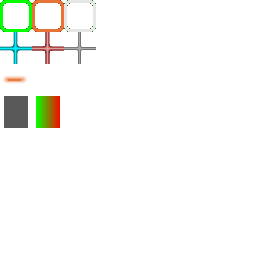
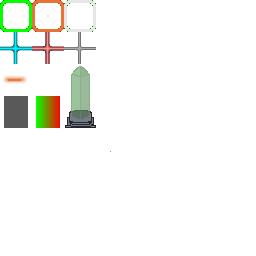
Layer changes from the first 256px x 256px image to the second:
painted on "Background" over <box>65,66,111,152</box>
